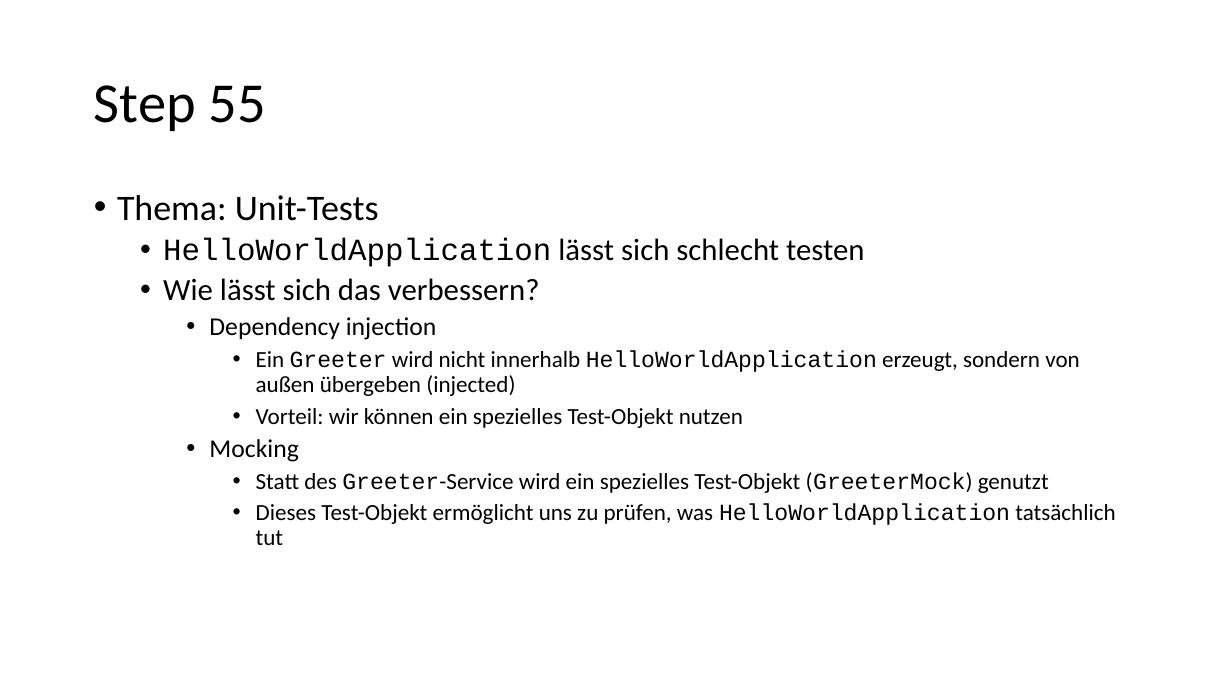
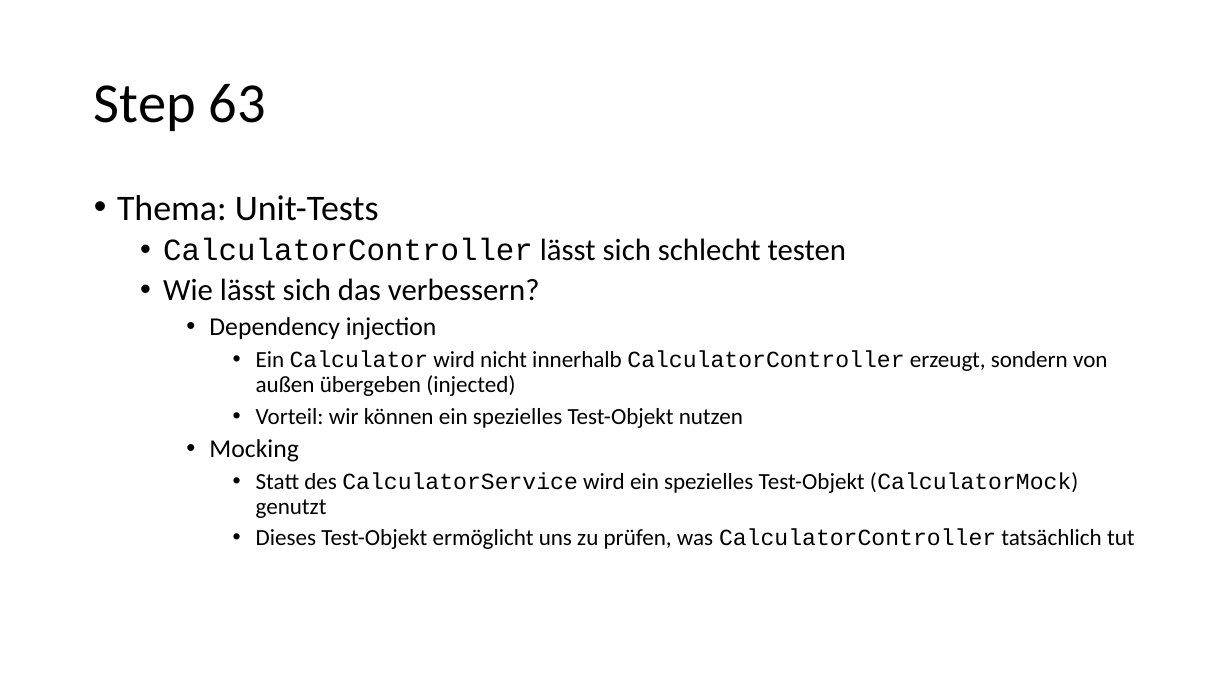
Before and after one commit to igeldo/PR4-SoSe23, a slide deck: slide 46 of Java-Starter.pptx (slide 43 before the commit). Drawn at 1232x693 pixels with LibreOffice and Linux fonts; fonts in the diff are those of the drawing. Boxes give left, top, right and bottom in pixels: in the first picture for what was removed or moved away, otherwise in the second. Text is boxed around its words. In the diff, an @@ line names an element or a change of style, - is before the commit and + after.

```diff
--- a/Java-Starter.pptx
+++ b/Java-Starter.pptx
@@ title at [94,84,266,131]: text changed @@
-Step 55
+Step 63
@@ text at [163,238,846,261]: text changed @@
-  • HelloWorldApplication lässt sich schlecht testen
+  • CalculatorController lässt sich schlecht testen
@@ text at [256,350,1108,396]: text changed @@
-      • Ein Greeter wird nicht innerhalb HelloWorldApplication erzeugt, sondern von außen übergeben (injected)
+      • Ein Calculator wird nicht innerhalb CalculatorController erzeugt, sondern von außen übergeben (injected)
@@ text at [256,472,1135,549]: text changed @@
-      • Statt des Greeter-Service wird ein spezielles Test-Objekt (GreeterMock) genutzt
-      • Dieses Test-Objekt ermöglicht uns zu prüfen, was HelloWorldApplication tatsächlich tut
+      • Statt des CalculatorService wird ein spezielles Test-Objekt (CalculatorMock) genutzt
+      • Dieses Test-Objekt ermöglicht uns zu prüfen, was CalculatorController tatsächlich tut
```
Also in this commit, not shown: 3 other slides changed, 6 slides added.
